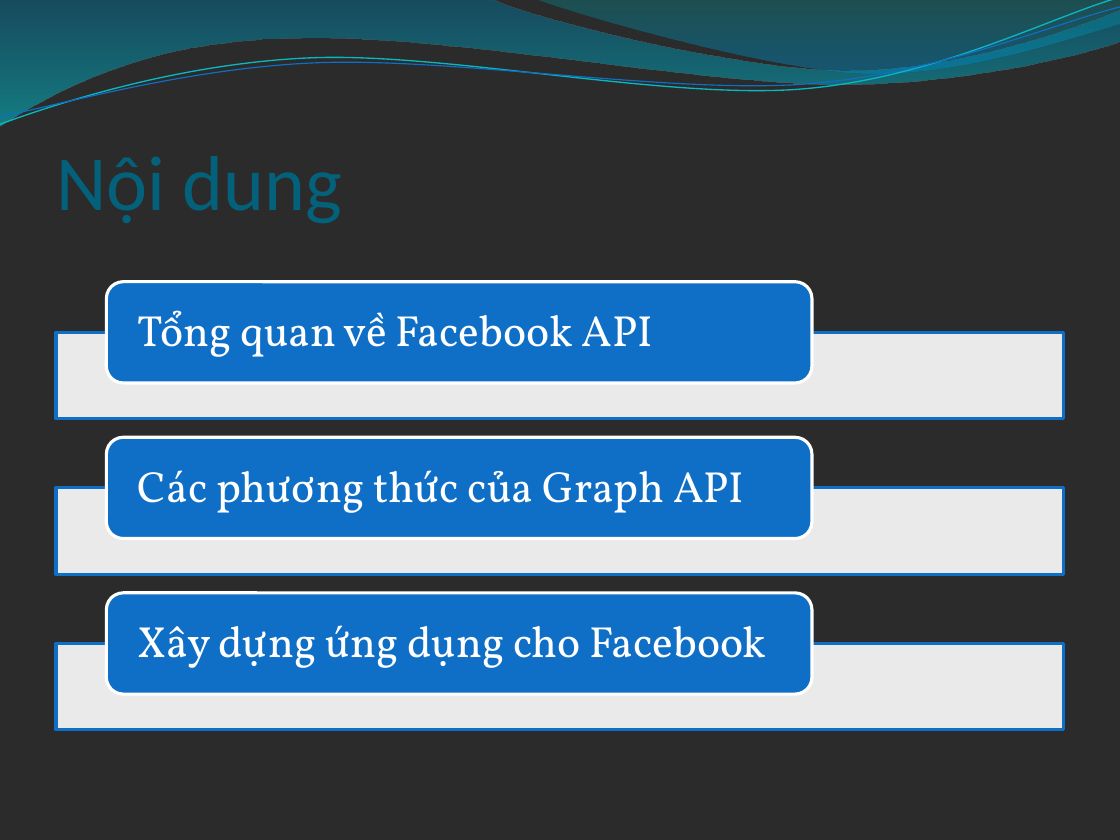
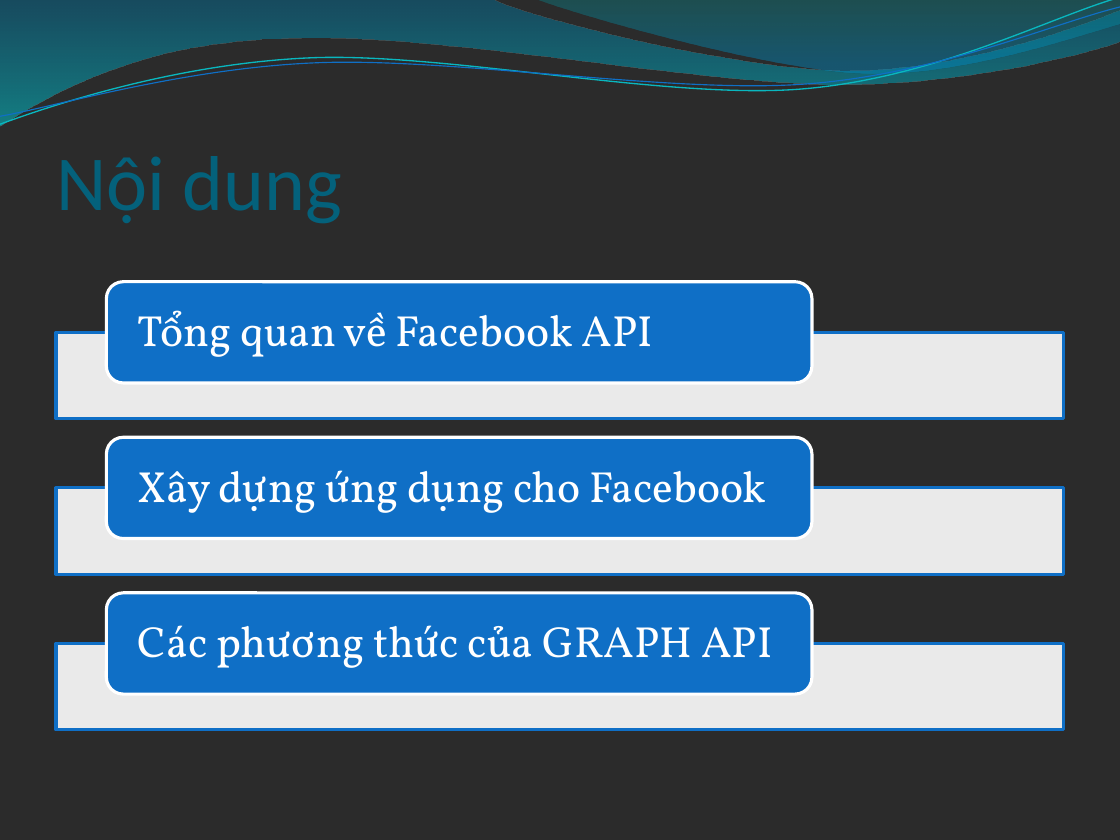
Before and after one commit to tuankit/web-api-project, a slide deck: slide 3 of 0912397_0912403_0912409_FacebookAPI_10/Slide/Facebook API.pptx. Drawn at 1120x840 pixels with LibreOffice and Linux fonts; fonts in the diff are those of the drawing; background and template pictures are left out; a plain dark background stands for a picture behind light text. Boxes give left, top, right and bottom in pixels: in the first picture for what was removed or moved away, otherwise in the second. Text is boxed around its words. In the diff, an @@ line names an element or a change of style, - is before the commit and + after.

```diff
--- a/0912397_0912403_0912409_FacebookAPI_10/Slide/Facebook API.pptx
+++ b/0912397_0912403_0912409_FacebookAPI_10/Slide/Facebook API.pptx
@@ text "Xây dựng ứng dụng cho ...": place and size @@
-text "Xây dựng ứng dụng cho ..." at [138,625,766,668]
+text "Xây dựng ứng dụng cho ..." at [138,470,766,513]
@@ text at [138,625,772,668]: text changed @@
-Các phương thức của Graph API
+Các phương thức của GRAPH API
```
Also in this commit, not shown: 4 other slides changed, 3 slides added, 2 other files.
